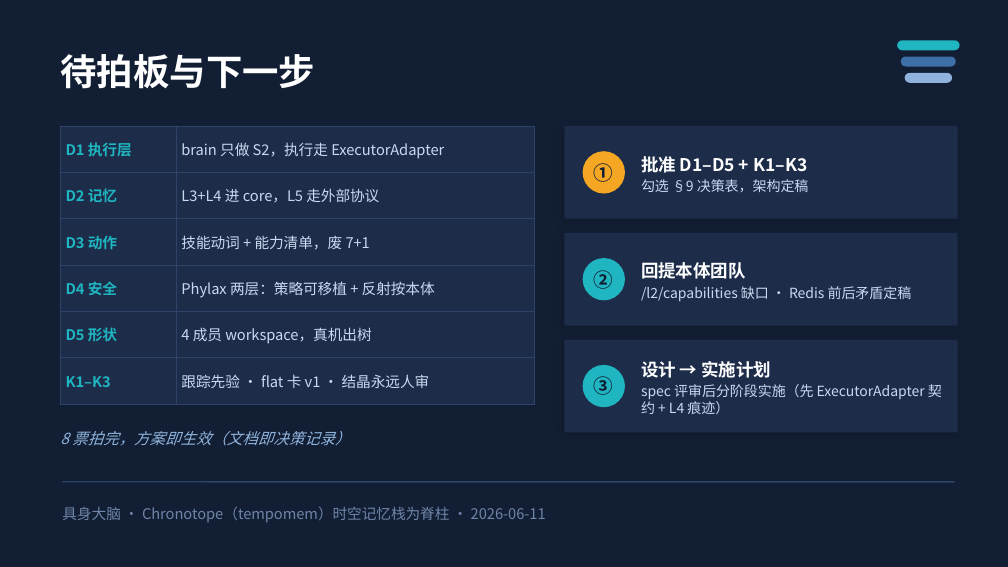
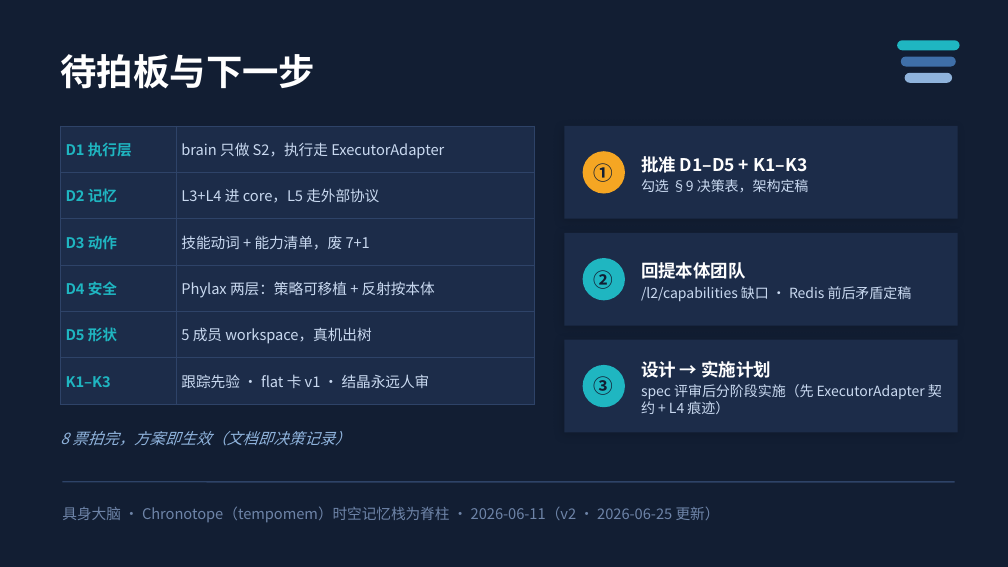
Before and after one commit to wikieden/SpatialRobot, a slide deck: slide 14 of 三层大脑架构方案汇报.pptx (slide 13 before the commit). Drawn at 1008x567 pixels with LibreOffice and Linux fonts; fonts in the diff are those of the drawing. Boxes give left, top, right and bottom in pixels: in the first picture for what was removed or moved away, otherwise in the second. Text is boxed around its words. In the diff, an @@ line names an element or a change of style, - is before the commit and + after.

Commit message:
docs: update VISION/research/keynote to Chronotope 5-member state
Rebrand SpatialRobot -> Chronotope (product name) across root-level
reporting materials; grow the member set three -> five (add bodylink,
skillforge). SpatialRobot now appears only as the workspace dir name.

- VISION (en/zh): v2 -> v3; TL;DR box + 9-term glossary + Mermaid
  dual-system diagram; bodylink/skillforge in §2.1 + deployment matrix;
  §2.2 "no robot body" reconciled (bodylink is the executor seam, not a
  robot); critique-ledger appendix marked internal.
- research (en/zh): fix broken VISION/research paths in gaps-probe;
  reconcile RoboOS 561->571 stars + Cosmos-Reason2 EOL-vs-keep; flag
  overdue BAAI-conf trigger; thread bodylink into l3-l2 roadmap; add
  Mermaid (three-pole landscape, two-loop bridge); landscape TL;DR;
  normalize deep-dive zh half-width -> full-width punctuation.
- CLAUDE.md: three -> five members; bodylink/skillforge table rows +
  dependency direction; dataflow diagram extended.
- keynote (.pptx): new skillforge ENPIRE slide; bodylink proposal ->
  P0 delivered; 3+1/4 -> 5 members; v2 footer (2026-06-25).

```diff
--- a/三层大脑架构方案汇报.pptx
+++ b/三层大脑架构方案汇报.pptx
@@ table at [60, 126, 534, 392] @@
-row 5, column 2: 4 成员 workspace，真机出树
+row 5, column 2: 5 成员 workspace，真机出树
@@ text at [62, 506, 720, 522]: text changed @@
-具身大脑 · Chronotope（tempomem）时空记忆栈为脊柱 · 2026-06-11
+具身大脑 · Chronotope（tempomem）时空记忆栈为脊柱 · 2026-06-11（v2 · 2026-06-25 更新）
```
Also in this commit, not shown: 3 other slides changed, 1 slide added, 11 other files.
